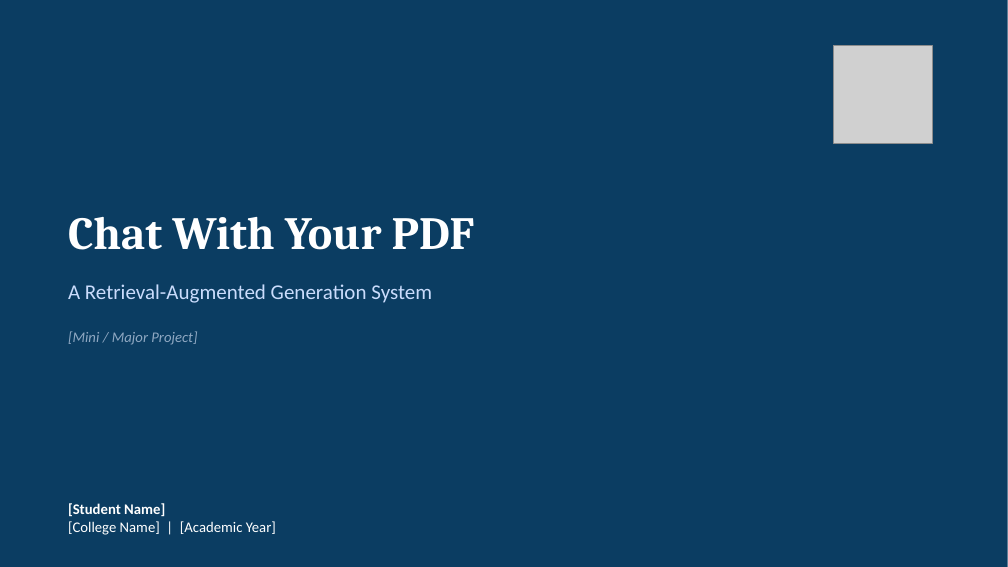
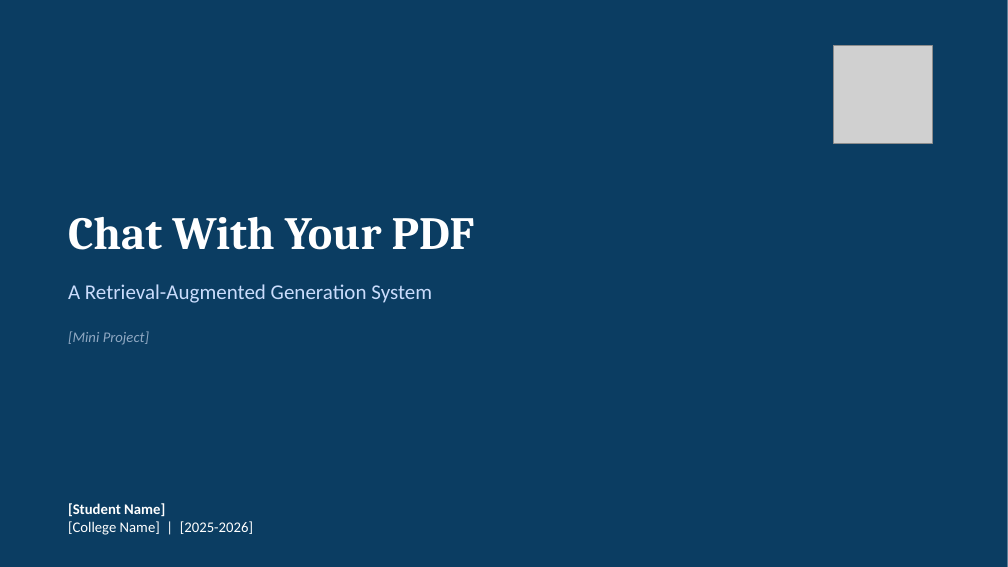
Before and after one commit to iwayrajan/pdf-rag-chat, a slide deck: slide 1 of presentation/PDF_RAG_Chat_Presentation.pptx. Drawn at 1008x567 pixels with LibreOffice and Linux fonts; fonts in the diff are those of the drawing; grey boxes stand for pictures. Boxes give left, top, right and bottom in pixels: in the first picture for what was removed or moved away, otherwise in the second. Text is boxed around its words. In the diff, an @@ line names an element or a change of style, - is before the commit and + after.

```diff
--- a/presentation/PDF_RAG_Chat_Presentation.pptx
+++ b/presentation/PDF_RAG_Chat_Presentation.pptx
@@ text at <box>68,331,149,345</box>: text changed @@
-[Mini / Major Project]
+[Mini Project]
@@ text at <box>68,521,253,535</box>: text changed @@
-[College Name] | [Academic Year]
+[College Name] | [2025-2026]
```
Also in this commit, not shown: 11 other files.
